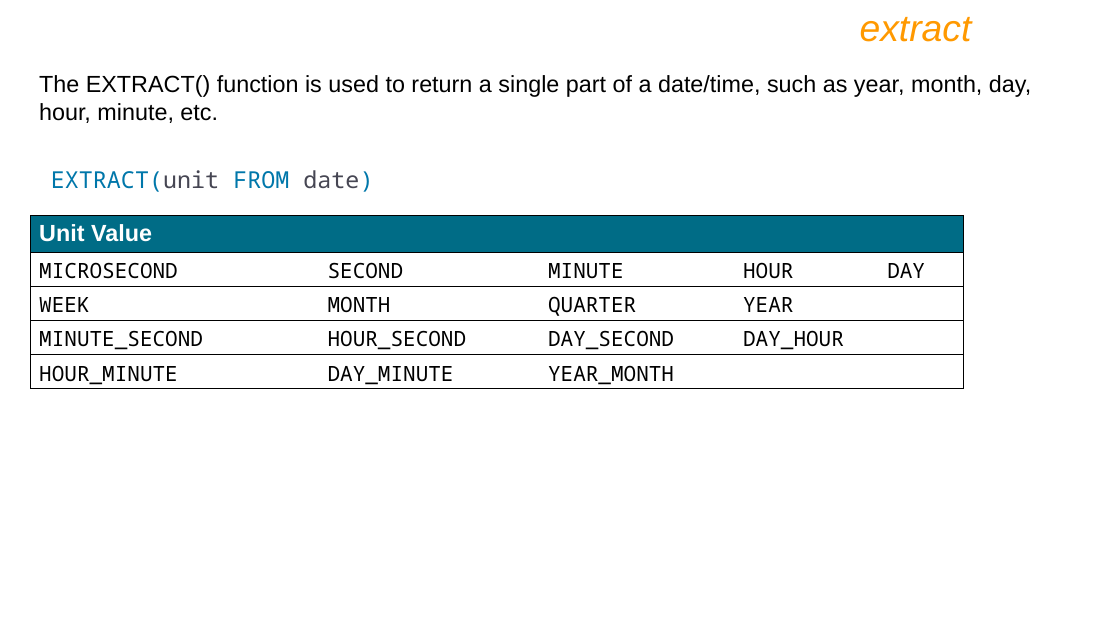
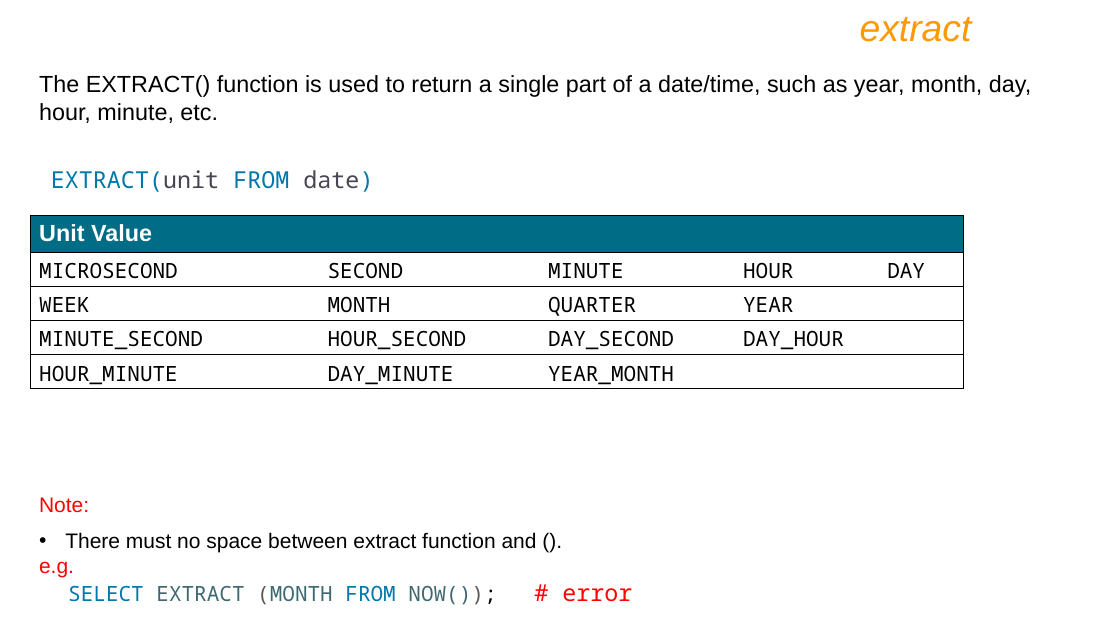
Before and after one commit to Nilesh-Parit/DBT, a slide deck: slide 111 of IET MySQL PPT Ver9.pptx. Drawn at 1120x630 pixels with LibreOffice and Linux fonts; fonts in the diff are those of the drawing. Boxes give left, top, right and bottom in pixels: in the first picture for what was removed or moved away, otherwise in the second. Text is boxed around its words. In the diff, an @@ line names an element or a change of style, - is before the commit and + after.

```diff
--- a/IET MySQL PPT Ver9.pptx
+++ b/IET MySQL PPT Ver9.pptx
@@ text added at bbox=[39, 497, 632, 605], 18 pt, text #000000 @@
+Note:
+• There must no space between extract function and ().
+e.g.
+SELECT EXTRACT (MONTH FROM NOW()); # error
```
Also in this commit, not shown: 8 other slides changed, 108 slides added.
